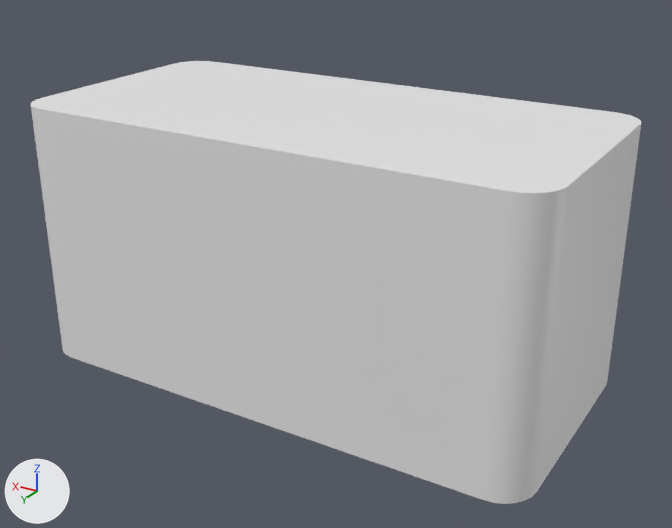
The glTF model Assets/part.glb: old version first, new version second.
Both versions are drawn from a camera (50 mm lens) standing at (-5.08, 8.24, 3.89) and looking at (-0.34, 0.34, -0.06). Lighting does not change. The marker at lower left points along +X, +Y and +Z. Vertices at the same position are counted once.

Script lines for the objects in view, before the commit:
```python
me_bloc = bpy.data.meshes.new('bloc')
me_bloc.from_pydata(...)  # 56 vertices, 108 faces; spans x -3.0..3.0, y -1.5..1.5, z -1.5..1.5
me_bloc.materials.append(mat_filament)  # white #e7e7e7
me_engraving = bpy.data.meshes.new('engraving')
me_engraving.from_pydata([(1.5, 0.0, -0.5), (1.5, 0.0, 0.5), (-1.5, 0.0, -0.5), (-1.5, 0.0, 0.5)], [], [(2, 3, 1), (2, 1, 0)])
me_engraving.materials.append(mat_engraving)  # white #e7e7e7
ob_bloc = bpy.data.objects.new('bloc', me_bloc)
ob_bloc.location = (0.0, 0.0, 0.0)
ob_engraving = bpy.data.objects.new('engraving', me_engraving)
ob_engraving.location = (0.0, 1.5, 0.0)
```
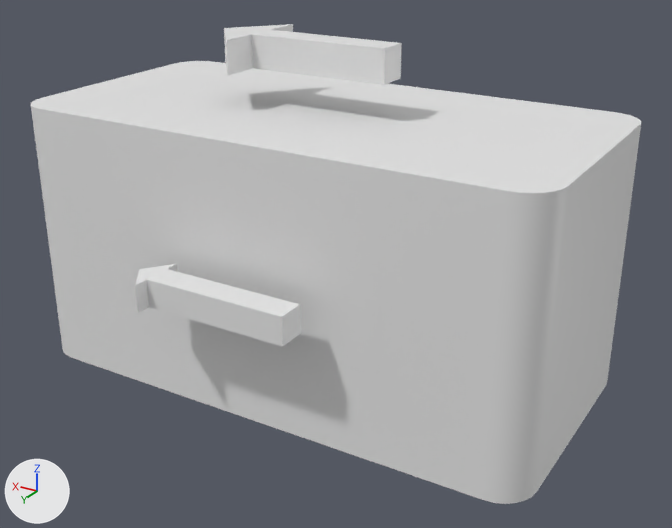
Boxes [x1, y1, x2, y2] around the edits, measured in the pictures (672 x 528 px):
'bloc', reshaped (8% taller)
    before: [31, 61, 641, 504]
    after: [31, 24, 641, 504]
part 1 of me_bloc, added
    after: [224, 24, 402, 85]
part 2 of me_engraving, added
    after: [135, 264, 301, 347]

The edits, one by one:
me_bloc is used by ob_bloc; location (0.0, 0.0, 0.0).
me_bloc had 56 vertices, 108 faces and spanned x -3.0..3.0, y -1.5..1.5, z -1.5..1.5.
me_bloc now has 70 vertices, 132 faces and spans x -3.0..3.0, y -1.5..1.5, z -1.5..2.25.
me_bloc part 1: a new loose piece of 14 vertices spanning x -0.79..1.29, y -0.61..0.61, z 1.89..2.25, in mat_filament (white #e7e7e7).
me_engraving is used by ob_engraving; location (0.0, 1.5, 0.0).
me_engraving had 4 vertices, 2 faces and spanned x -1.5..1.5, y 0.0, z -0.5..0.5.
me_engraving now has 18 vertices, 26 faces and spans x -1.5..1.5, y 0.0..0.71, z -0.5..0.5.
me_engraving part 2: a new loose piece of 14 vertices spanning x -0.8..1.03, y 0.09..0.71, z -0.15..0.15, in mat_engraving (white #e7e7e7).
